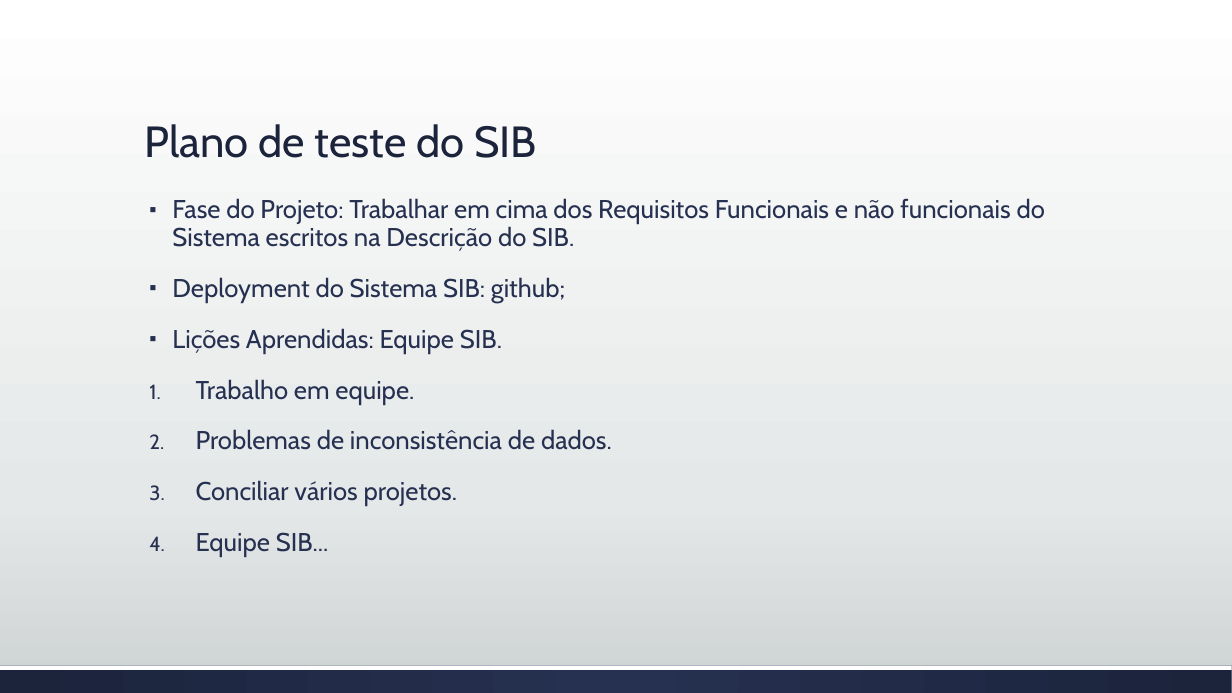
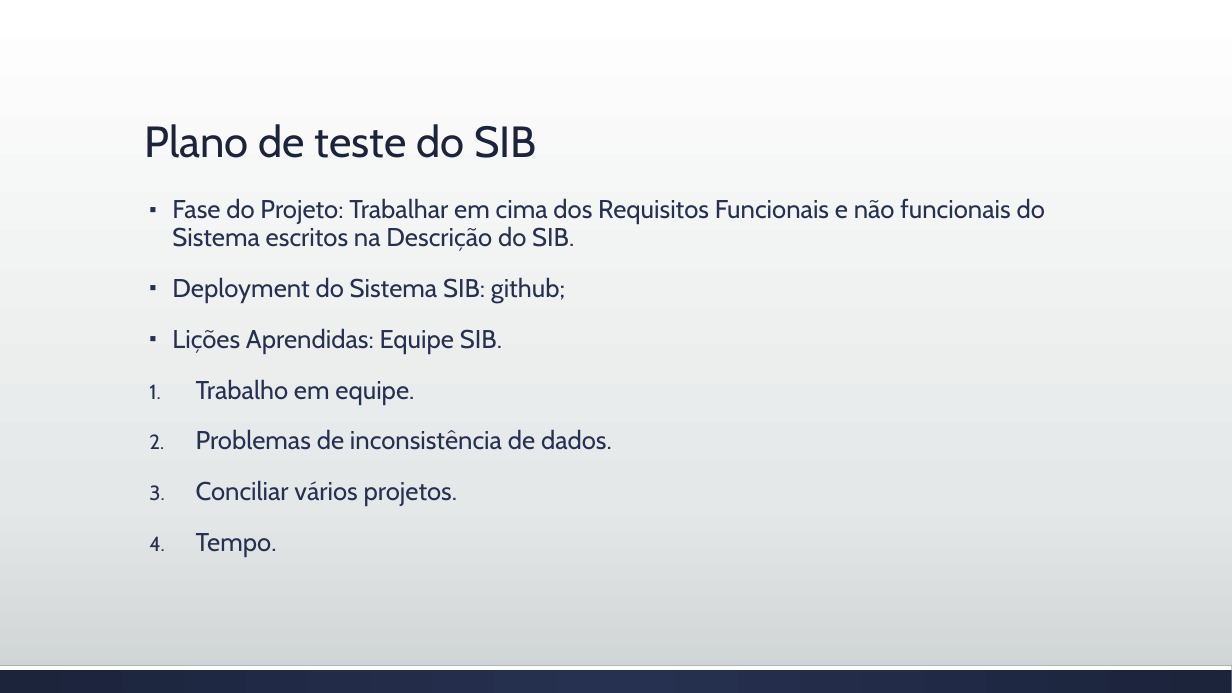
Before and after one commit to josimarpe/SIB, a slide deck: slide 8 of Requisitos/Plano de Projeto 1.pptx (slide 6 before the commit). Drawn at 1232x693 pixels with LibreOffice and Linux fonts; fonts in the diff are those of the drawing. Boxes give left, top, right and bottom in pixels: in the first picture for what was removed or moved away, otherwise in the second. Text is boxed around its words. In the diff, an @@ line names an element or a change of style, - is before the commit and + after.

```diff
--- a/Requisitos/Plano de Projeto 1.pptx
+++ b/Requisitos/Plano de Projeto 1.pptx
@@ text at (196, 533, 277, 557): text changed @@
-4. Equipe SIB...
+4. Tempo.
```
Also in this commit, not shown: 3 slides added.
